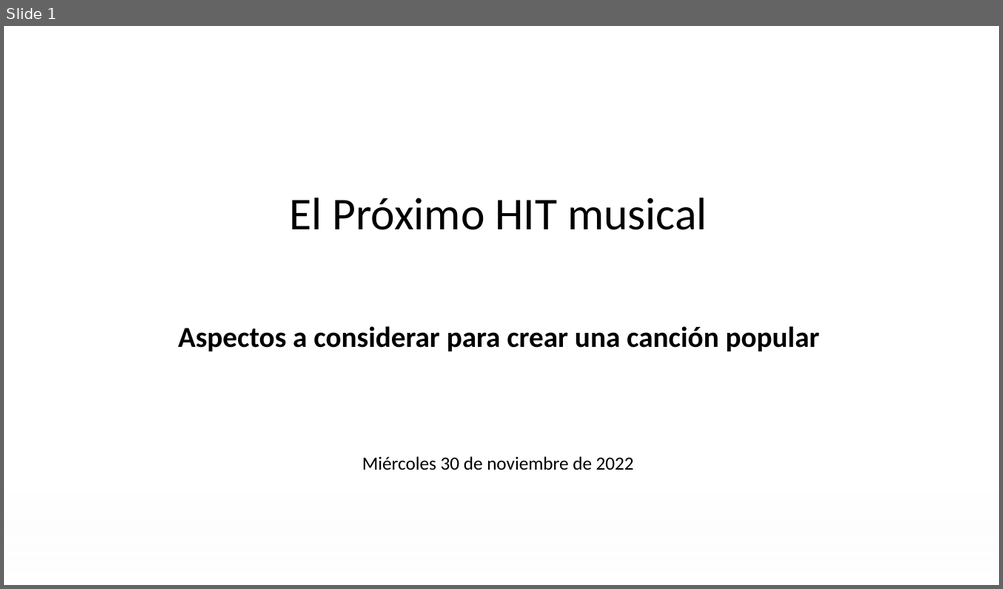
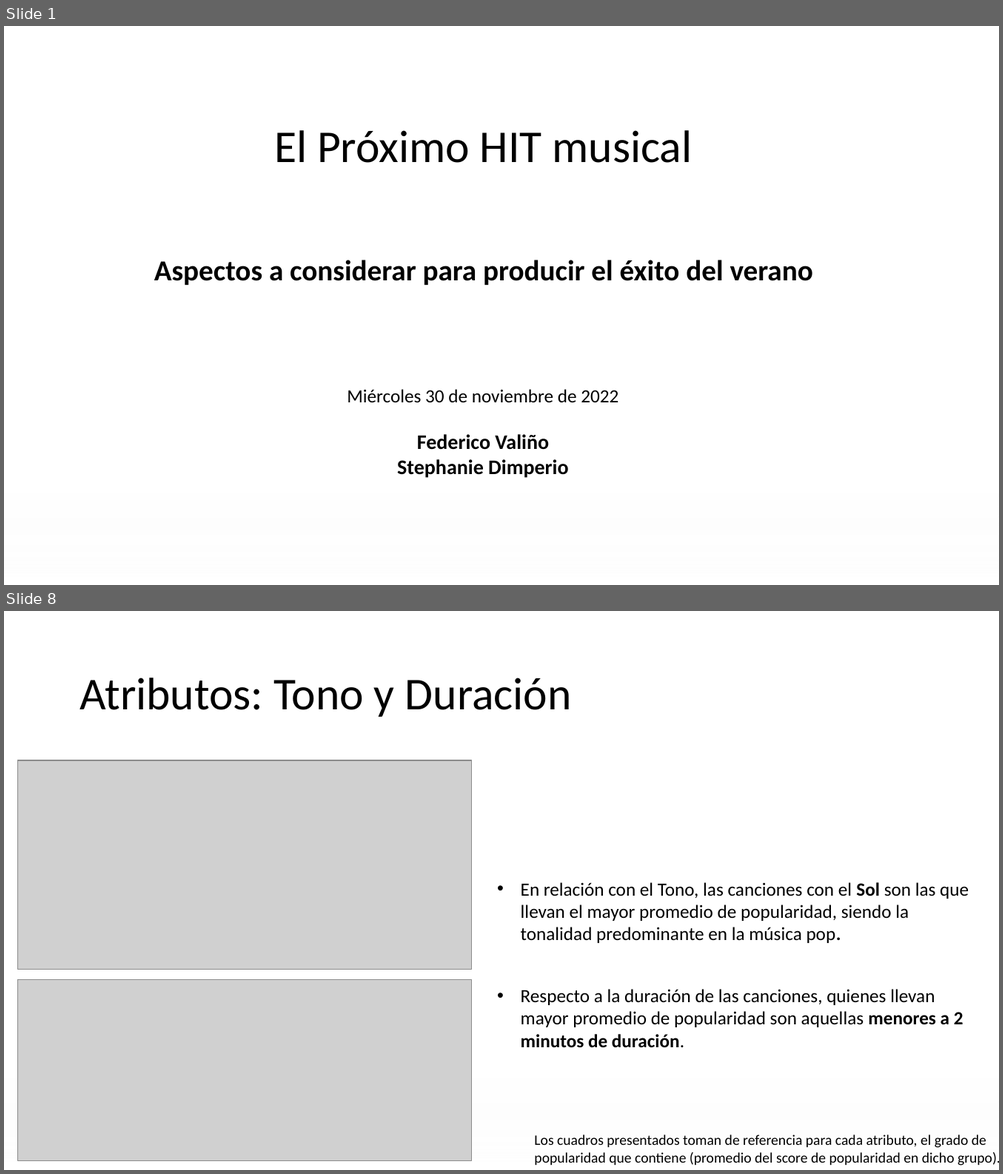
Before and after one commit to federicovalino/Summer_Song_BI, a slide deck: visualization/PresentaciónObligatorio.pptx. Shown one above the other, each under a label of ours: slide 1 before the commit, slides 1 and 8 after it; the slides between them are not shown. The pictures are 1003x589 and 1003x1174 pixels, drawn with LibreOffice and Linux fonts; fonts in the diff are those of the drawing; grey boxes stand for pictures; background and template pictures are left out. Boxes give left, top, right and bottom in pixels: in the first picture for what was removed or moved away, otherwise in the second. Text is boxed around its words. In the diff, an @@ line names an element or a change of style, - is before the commit and + after.

```diff
--- a/visualization/PresentaciónObligatorio.pptx
+++ b/visualization/PresentaciónObligatorio.pptx
@@ slide 8 added at [4, 611, 999, 1170], background picture (left out); not listed: 1 template element that a slide beside it also shows @@
@@ title added at [79, 678, 572, 717], 44 pt, text #000000 @@
+Atributos: Tono y Duración
@@ picture added at [18, 760, 471, 969] @@
@@ text added at [521, 883, 968, 1048], 18 pt, text #000000 @@
+• En relación con el Tono, las canciones con el Sol son las que llevan el mayor promedio de popularidad, siendo la tonalidad predominante en la música pop.
+• Respecto a la duración de las canciones, quienes llevan mayor promedio de popularidad son aquellas menores a 2 minutos de duración.
@@ picture added at [18, 980, 471, 1162] @@
@@ text added at [534, 1135, 999, 1166], 14 pt, text #000000 @@
+Los cuadros presentados toman de referencia para cada atributo, el grado de popularidad que contiene (promedio del score de popularidad en dicho grupo).
@@ slide 1 changed as well @@
@@ text "El Próximo HIT musical": place and size @@
-text "El Próximo HIT musical" at [289, 198, 707, 230]
+text "El Próximo HIT musical" at [274, 130, 692, 163]
@@ text at [154, 260, 813, 285]: text changed @@
-Aspectos a considerar para crear una canción popular
+Aspectos a considerar para producir el éxito del verano
@@ text at [347, 389, 618, 478]: text changed; size 18 to 20 pt; bold on @@
-Miércoles 30 de noviembre de 2022
+Miércoles 30 de noviembre de 2022
+Federico Valiño
+Stephanie Dimperio
```
Also in this commit, not shown: 9 other slides added, 17 slides removed.
